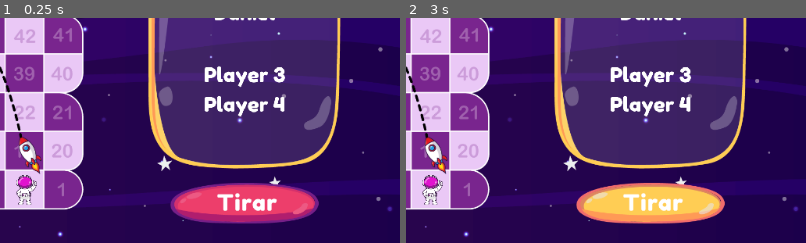
Above: before the commit, frames 1-2 (left to right).
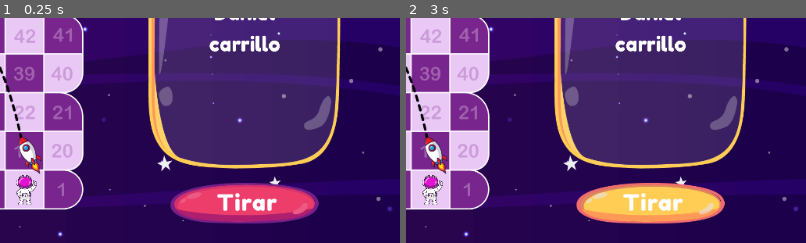
Above: after the commit, the same moments.

Repository: carrilloycardenas/Carrera-espacial
Game: Godot game, scene res://tablero/tablero.tscn
Two runs of this game, one before a commit and one after it. Both use one fixed random seed, a clock stepped at 60 frames per second and the inputs below. The project has no main scene, so this scene is started directly.
Inputs (mouse positions are % of the whole screen's width and height, from its top left):
- Up to frame 1 (0.25 s): no input
- Up to frame 2 (3 s): click (81, 91) at 0.5 s; click (86, 9) at 1.25 s; click (80, 9) at 2 s; click (81, 91) at 2.75 s
The pictures show only the part of the screen within x 50-100%, y 50-100%; the shares and areas given below are measured in that part.

The runs differ from the first frame. In frame 1, 2.3% of the frame differs, in the area x 51-72%, y 7-44%; in frame 2, 2.3%.

Commit message:
More changes

Diff:
--- a/scripts/tablero.gd
+++ b/scripts/tablero.gd
@@ -5,8 +5,13 @@
 # var a = 2
 # var b = "text"
 var a = "Daniel"
+var b = "carrillo"
 
 # Called when the node enters the scene tree for the first time.
 func _ready():
 	get_node("Fondo-espacio-dado/lbl-player1").text = str(a)
-	get_node("Fondo-espacio-dado/lbl-player2").visible = false
+	get_node("Fondo-espacio-dado/lbl-player2").text = str(b)
+	get_node("Fondo-espacio-dado/lbl-player1").visible = true
+	get_node("Fondo-espacio-dado/lbl-player2").visible = true
+	get_node("Fondo-espacio-dado/lbl-player3").visible = false
+	get_node("Fondo-espacio-dado/lbl-player4").visible = false
